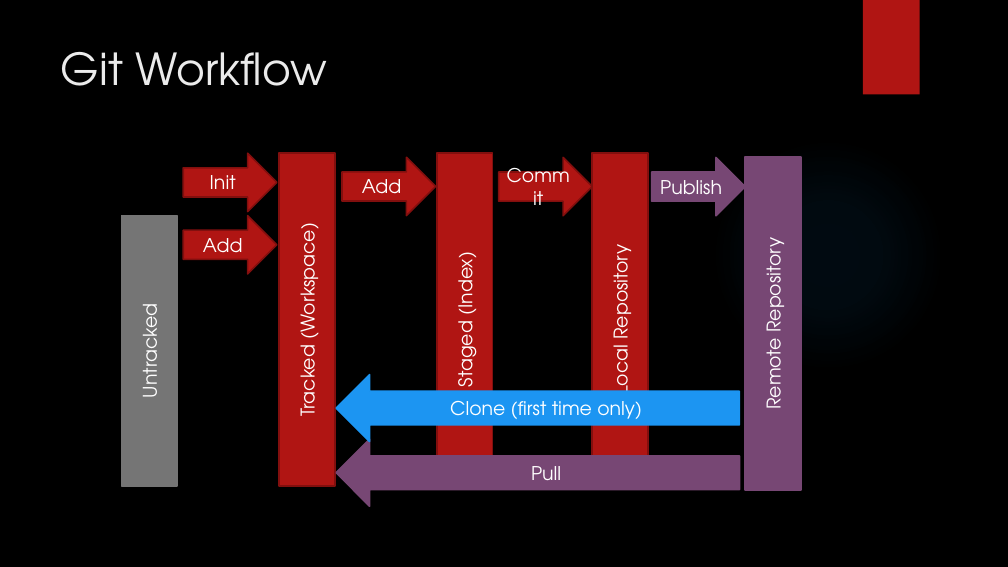
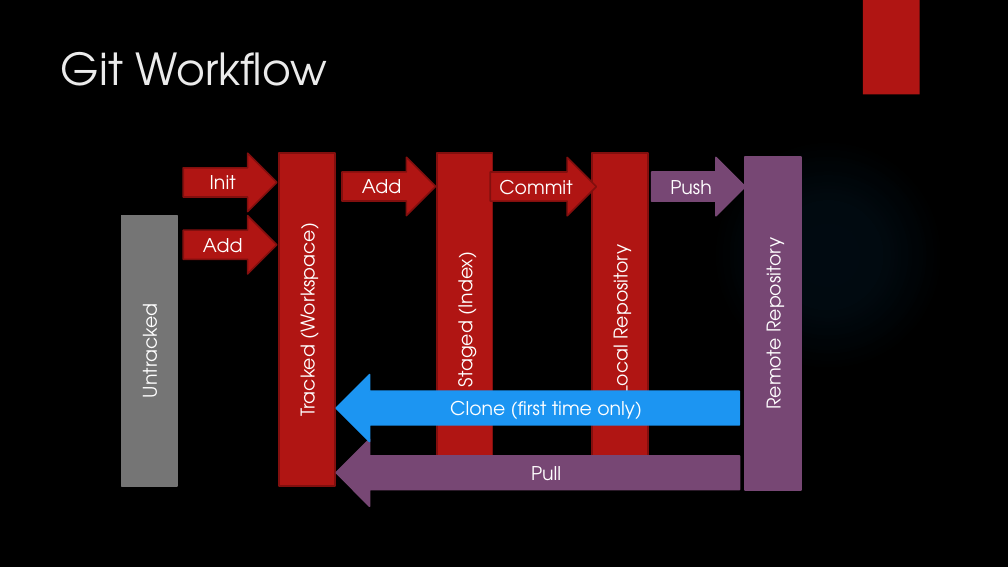
Before and after one commit to LogolsLLC/Logols-May2018, a slide deck: slide 4 of Slides/02_C#_TrainingPlan.pptx. Drawn at 1008x567 pixels with LibreOffice and Linux fonts; fonts in the diff are those of the drawing; background and template pictures are left out. Boxes give left, top, right and bottom in pixels: in the first picture for what was removed or moved away, otherwise in the second. Text is boxed around its words. In the diff, an @@ line names an element or a change of style, - is before the commit and + after.

```diff
--- a/Slides/02_C#_TrainingPlan.pptx
+++ b/Slides/02_C#_TrainingPlan.pptx
@@ right arrow "Commit": place and size @@
-right arrow "Commit" at box(499, 157, 593, 216)
+right arrow "Commit" at box(491, 157, 597, 216)
@@ text in right arrow at box(670, 180, 712, 194): text changed @@
-Publish
+Push
```
Also in this commit, not shown: 1 other file.
